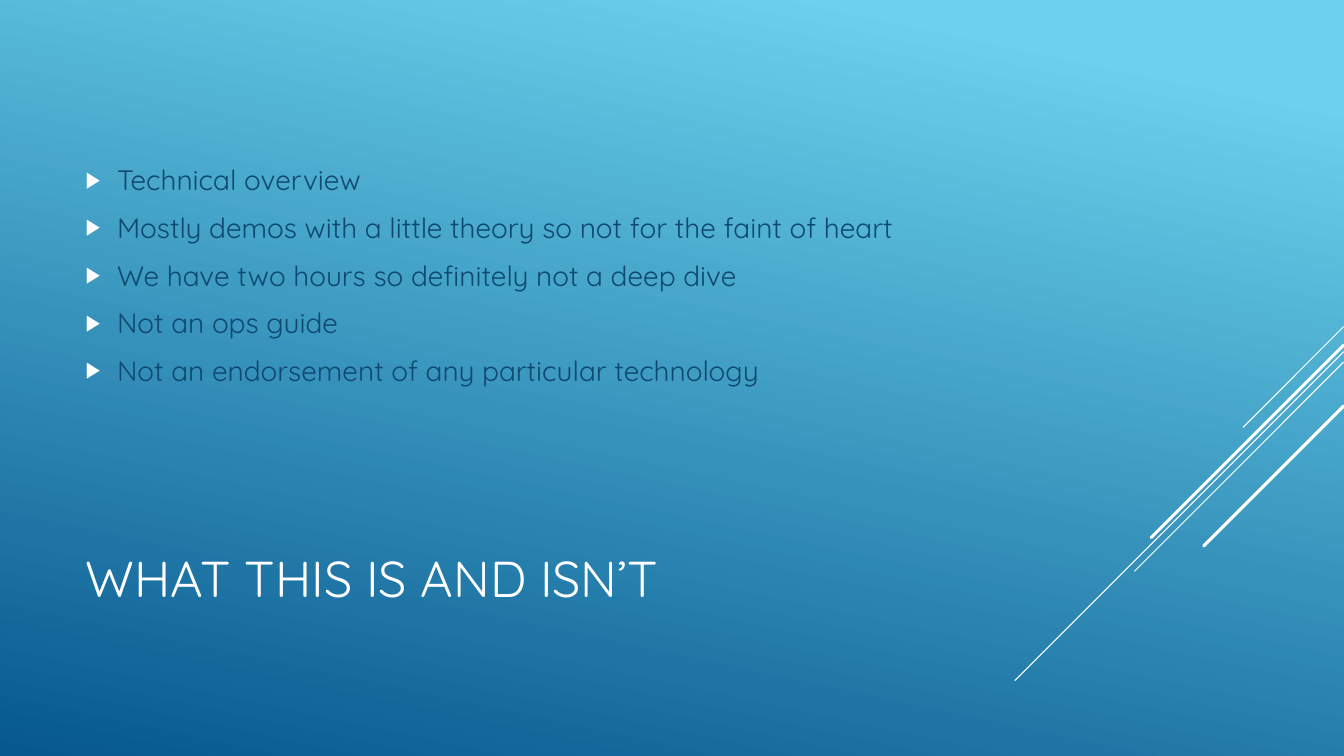
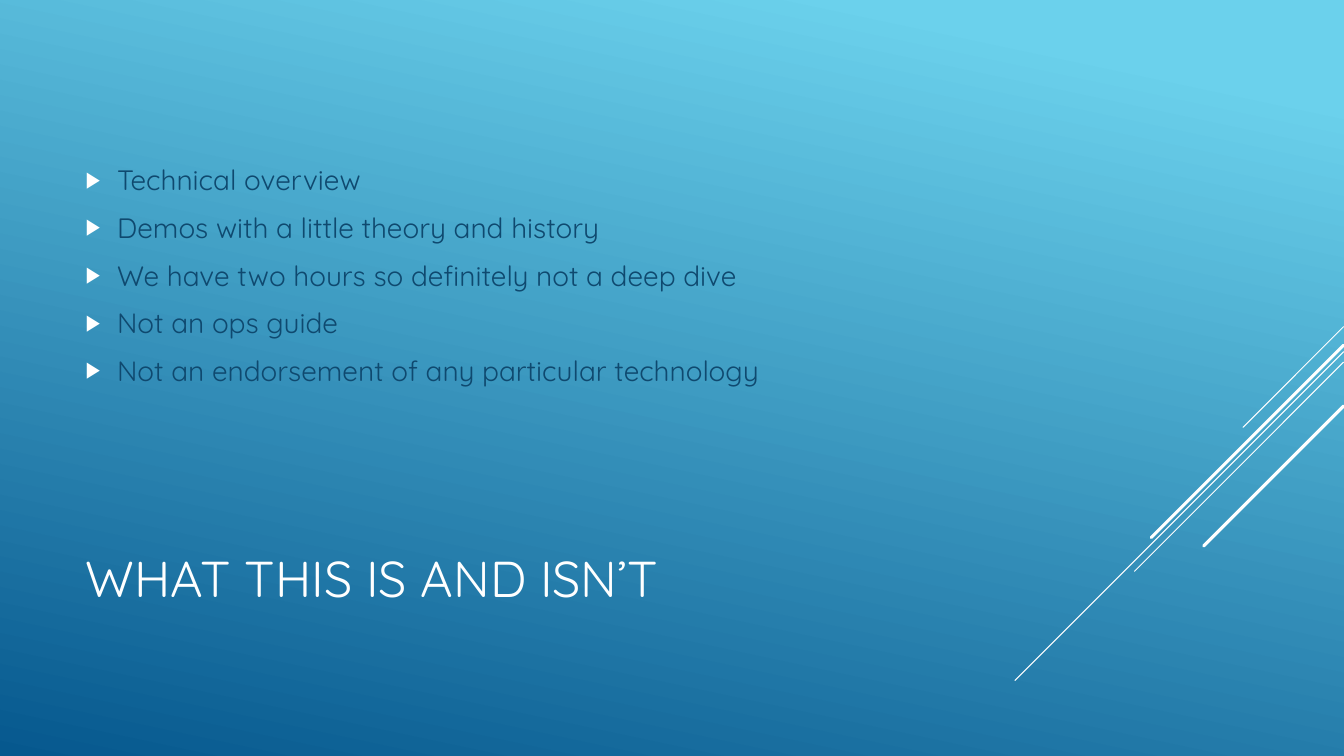
Before and after one commit to jbreyer/Polyglot, a slide deck: slide 3 of Polyglot Persistence and NOSQL.pptx. Drawn at 1344x756 pixels with LibreOffice and Linux fonts; fonts in the diff are those of the drawing. Boxes give left, top, right and bottom in pixels: in the first picture for what was removed or moved away, otherwise in the second. Text is boxed around its words. In the diff, an @@ line names an element or a change of style, - is before the commit and + after.

```diff
--- a/Polyglot Persistence and NOSQL.pptx
+++ b/Polyglot Persistence and NOSQL.pptx
@@ text at [117,217,599,244]: text changed @@
-▶ Mostly demos with a little theory so not for the faint of heart
+▶ Demos with a little theory and history
```
Also in this commit, not shown: 5 other slides changed, 20 slides added, 1 slide removed.
